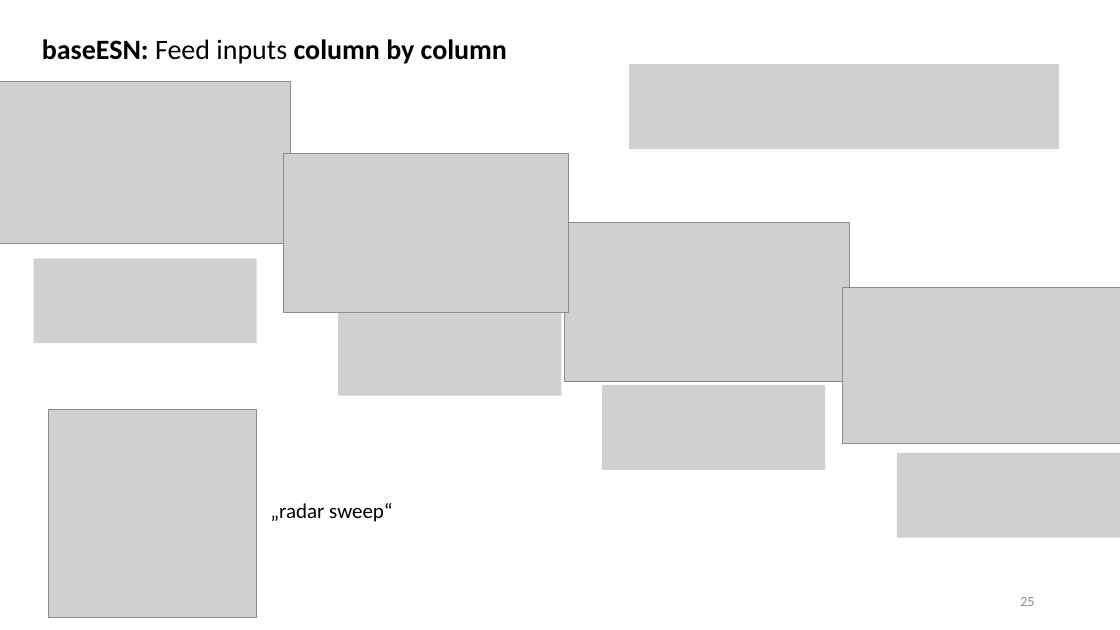
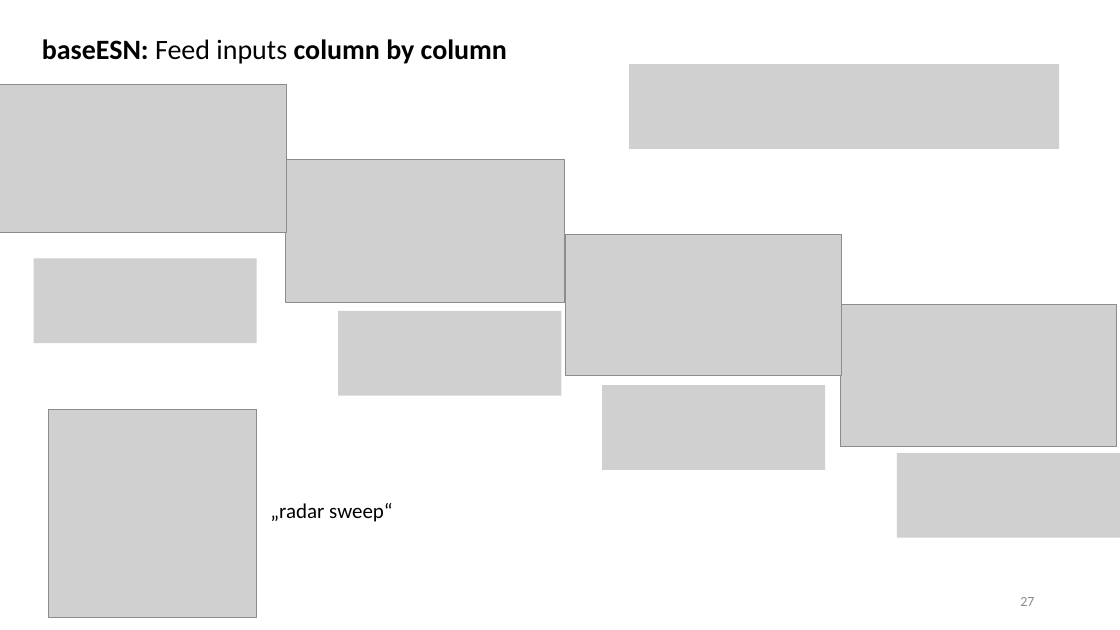
Before and after one commit to MarcoLandtHayen/EchoStateNetworks, a slide deck: slide 27 of ESN_ClassificationLRP_ENSO_OD-Talk.pptx (slide 25 before the commit). Drawn at 1120x630 pixels with LibreOffice and Linux fonts; fonts in the diff are those of the drawing; grey boxes stand for pictures. Boxes give left, top, right and bottom in pixels: in the first picture for what was removed or moved away, otherwise in the second. Text is boxed around its words. In the diff, an @@ line names an element or a change of style, - is before the commit and + after.

```diff
--- a/ESN_ClassificationLRP_ENSO_OD-Talk.pptx
+++ b/ESN_ClassificationLRP_ENSO_OD-Talk.pptx
@@ picture: place and size @@
-picture at [0, 82, 290, 244]
+picture at [0, 85, 286, 233]
@@ picture: place and size @@
-picture at [283, 154, 569, 313]
+picture at [286, 160, 565, 302]
@@ picture: place and size @@
-picture at [564, 223, 849, 381]
+picture at [565, 234, 842, 376]
@@ picture: place and size @@
-picture at [843, 288, 1120, 444]
+picture at [840, 305, 1117, 446]
@@ page number at [1020, 597, 1034, 606]: text changed @@
-25
+27
```
Also in this commit, not shown: 18 other slides changed, 2 slides added, 1 slide removed.
